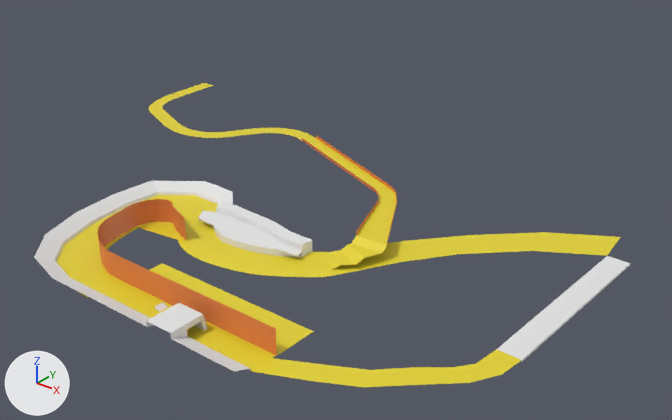
The Blender file Assets/Scenes/Scene_2/Scene_2.blend, before and after one commit.
Camera for both pictures: a camera (50 mm lens) standing at (445.0, -454.0, 442.0) and looking at (-128.0, 261.0, -1.0). Arrows for +X, +Y and +Z are at lower left; the lights stay in place.
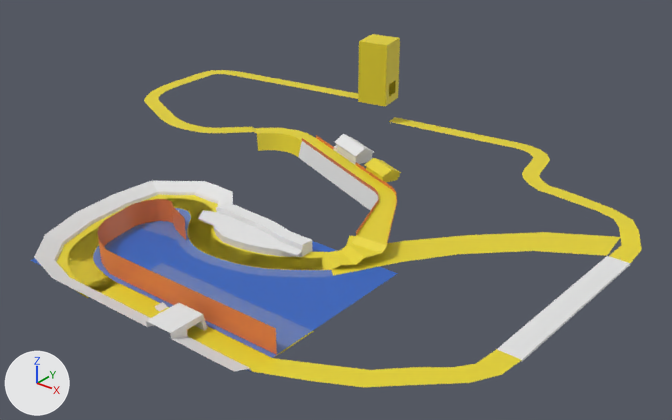
Location of each change, (x1, y1, x2, y2) in pixels of the pictures (672 x 420 px):
'water_1', shown
    after: (31, 208, 398, 372)
'Curve_1.002', reshaped (43% narrower, 28% shorter)
    before: (148, 83, 397, 245)
    after: (255, 128, 397, 245)
'Curve_1', shown (yellow)
    after: (68, 198, 362, 293)
'Curve_1.012', added (yellow)
    after: (389, 117, 641, 263)
'Curve_1.006', added (yellow)
    after: (358, 34, 400, 107)
'Curve_1.010', added
    after: (257, 133, 378, 211)
'Curve_1.007', added (yellow)
    after: (144, 70, 358, 133)
'Plane.005', added
    after: (333, 134, 374, 164)
'Curve_1.009', added (yellow)
    after: (364, 158, 401, 182)
part 1 of me_beziercurve_003, cut back
    before: (148, 83, 384, 211)
    after: (255, 128, 384, 211)
'Curve_1.001', unchanged, covered by the edit
    both: (56, 195, 333, 298)

The change, as a diff of the scene's bpy script:
```diff
--- a/Assets/Scenes/Scene_2/Scene_2.blend.py
+++ b/Assets/Scenes/Scene_2/Scene_2.blend.py
@@ me_beziercurve_003 @@
 # used by ob_curve_1_002; location = (0.0, 0.0, 0.0)
-me_beziercurve_003.from_pydata(...)  # 95 vertices, 62 faces; spans x -524.0..-19.0, y 202.0..448.0, z 15.0
+me_beziercurve_003.from_pydata(...)  # 26 vertices, 13 faces; spans x -338.0..-19.0, y 202.0..387.0, z 15.0
+# me_beziercurve_003 part 1
+# 72 vertices are removed from x -524.0..-37.0, y 203.0..448.0, z 15.0
+# 60 faces are deleted
+# 3 vertices are added at (-312.0, 380.0, 15.0), (-182.0, 330.0, 15.0), (-173.0, 347.0, 15.0)
+# 11 new faces join them
 me_beziercurve_003.materials.append(mat_yellow)
@@ me_beziercurve_013 @@
+me_beziercurve_013.from_pydata(...)  # 38 vertices, 18 faces; spans x -276.0..132.0, y 337.0..537.0, z -2.0..6.0
+me_beziercurve_013.materials.append(mat_yellow)  # yellow #e7d42d
@@ me_beziercurve_010 @@
+me_beziercurve_010.from_pydata(...)  # 22 vertices, 10 faces; spans x -323.0..-55.0, y 200.0..367.0, z -6.0..15.0
+me_beziercurve_010.polygons.foreach_set('use_smooth', [True] * 10)
+# faces by material slot: [4, 6]
+me_beziercurve_010.materials.append(mat_brown)  # white #e7e7e7
+me_beziercurve_010.materials.append(mat_yellow)  # yellow #e7d42d
@@ me_beziercurve_007 @@
+me_beziercurve_007.from_pydata(...)  # 22 vertices, 21 faces; spans x -143.4..-96.6, y 317.4..354.8, z 14.9..30.8
+me_beziercurve_007.materials.append(mat_yellow)  # yellow #e7d42d
@@ me_beziercurve_009 @@
+me_beziercurve_009.from_pydata(...)  # 50 vertices, 24 faces; spans x -527.0..-272.0, y 282.0..516.0, z 17.0..31.0
+me_beziercurve_009.polygons.foreach_set('use_smooth', [True] * 24)
+me_beziercurve_009.materials.append(mat_yellow)  # yellow #e7d42d
@@ me_beziercurve_006 @@
+me_beziercurve_006.from_pydata(...)  # 26 vertices, 22 faces; spans x -539.6..-493.0, y 414.4..461.3, z 30.6..112.8
+me_beziercurve_006.materials.append(mat_yellow)  # yellow #e7d42d
@@ me_plane_008 @@
+me_plane_008.from_pydata(...)  # 32 vertices, 30 faces; spans x -51.8..7.0, y -4.0..22.0, z 0.0..21.4
@@ ob_curve_1 @@
 ob_curve_1.location = (-186.1, 9.0, 0.0)
-ob_curve_1.hide_set(True)
@@ ob_water_1 @@
 ob_water_1.scale = (15.0, 57.8, 15.0)
-ob_water_1.hide_set(True)
@@ ob_curve_1_012 @@
+ob_curve_1_012 = bpy.data.objects.new('Curve_1.012', me_beziercurve_013)
+ob_curve_1_012.location = (40.2, 8.3, 0.0)
@@ ob_curve_1_010 @@
+ob_curve_1_010 = bpy.data.objects.new('Curve_1.010', me_beziercurve_010)
+ob_curve_1_010.location = (0.0, 0.0, 0.0)
+_m = ob_curve_1_010.modifiers.new('EdgeSplit', 'EDGE_SPLIT')
@@ ob_curve_1_009 @@
+ob_curve_1_009 = bpy.data.objects.new('Curve_1.009', me_beziercurve_007)
+ob_curve_1_009.location = (0.0, 0.0, 0.0)
@@ ob_curve_1_007 @@
+ob_curve_1_007 = bpy.data.objects.new('Curve_1.007', me_beziercurve_009)
+ob_curve_1_007.location = (0.0, 0.0, 0.0)
@@ ob_curve_1_006 @@
+ob_curve_1_006 = bpy.data.objects.new('Curve_1.006', me_beziercurve_006)
+ob_curve_1_006.location = (262.6, 71.7, 0.0)
@@ ob_plane_005 @@
+ob_plane_005 = bpy.data.objects.new('Plane.005', me_plane_008)
+ob_plane_005.location = (-165.3, 344.9, 14.9)
+ob_plane_005.rotation_euler = (0.0, 0.0, -0.389)  # degrees (0, 0, -22)
```
